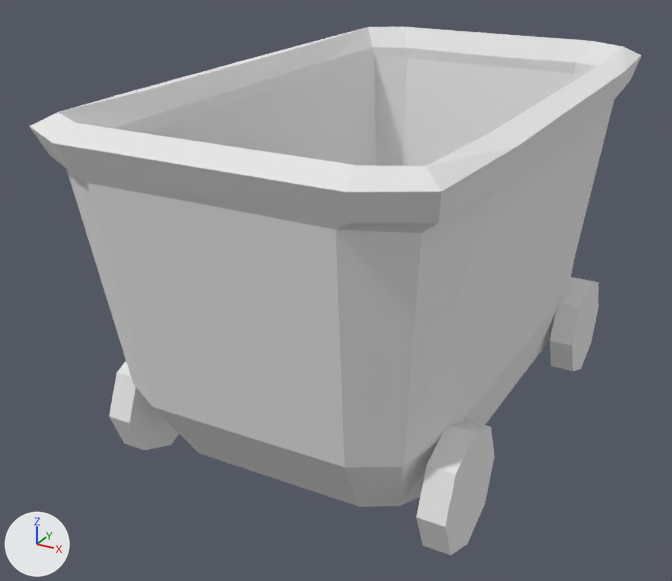
A saved change to the Blender file assets_source/minecart1.blend.
Rendered twice from a camera (50 mm lens) standing at (2.4, -5.0, 2.0) and looking at (-0.22, -0.24, -0.38). Every picture has the same lights, and +X, +Y and +Z are marked at lower left.
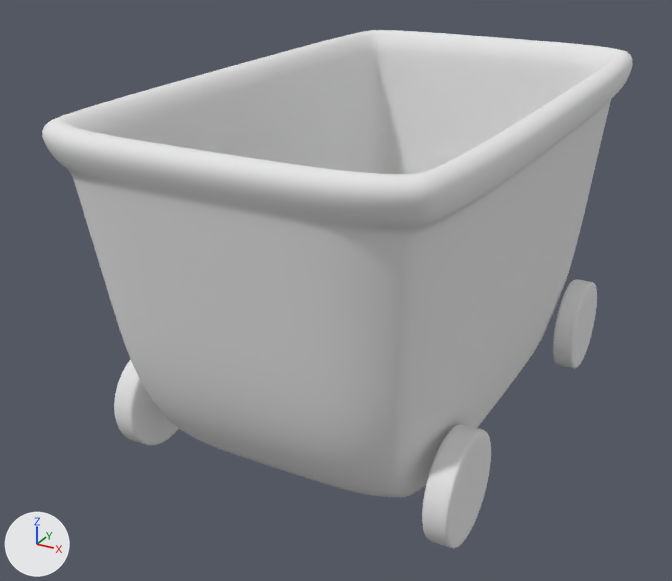
Boxes [x1, y1, x2, y2] around the edits, measured in the pictures (672 x 581 px):
'Cube', reshaped, modifiers changed
    before: [29, 27, 641, 555]
    after: [42, 30, 633, 548]
part 1 of me_cube, built on
    before: [29, 27, 623, 555]
    after: [42, 30, 632, 548]
part 2 of me_cube, shading changed
    before: [53, 27, 641, 555]
    after: [63, 31, 633, 542]

What the commit changed:
me_cube is used by ob_cube; location (0.0, 0.0, 0.0).
me_cube had 76 vertices, 68 faces and spanned x 0.0..1.15, y 0.0..1.94, z -1.25..0.97.
me_cube now has 124 vertices, 112 faces and spans x 0.0..1.15, y 0.0..1.94, z -1.25..0.97.
Part 1, on me_cube:
27 faces are deleted.
48 vertices are added at x 0.0..1.08, y 0.0..1.86, z -1.25..0.97.
71 new faces join them.
me_cube part 2: 41 kept faces spanning x 0.0..1.15, y 0.0..1.94, z -1.25..0.97 are now shaded smooth.
Object 'Cube' (ob_cube) gains a SUBSURF modifier named 'Subsurf'.
